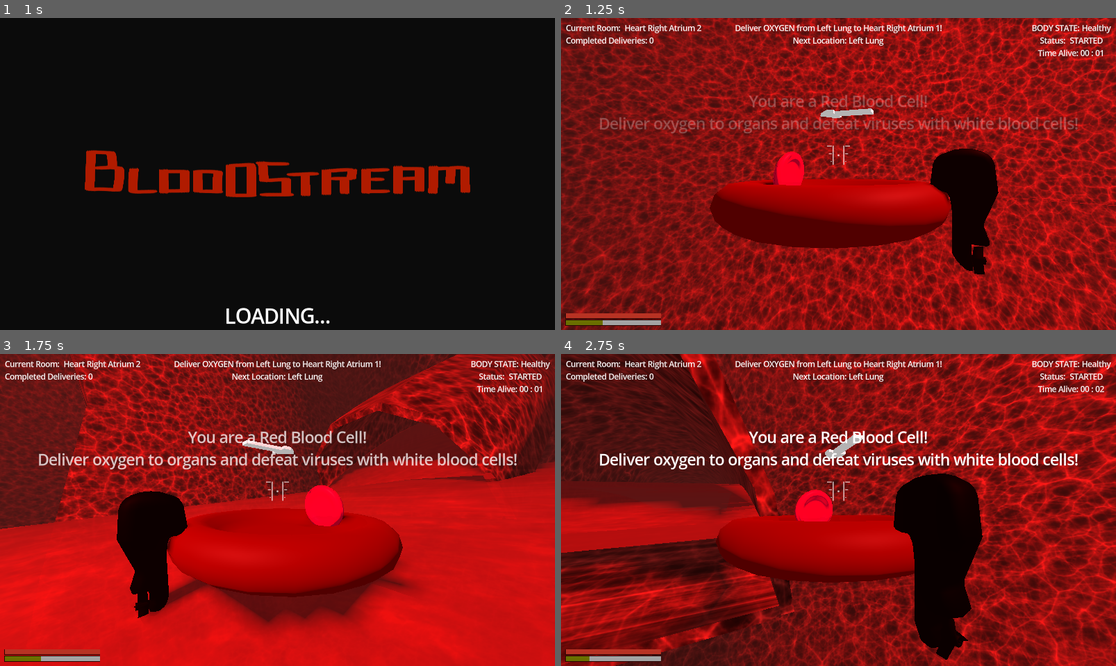
Above: before the commit, frames 1-4 (two rows, left to right).
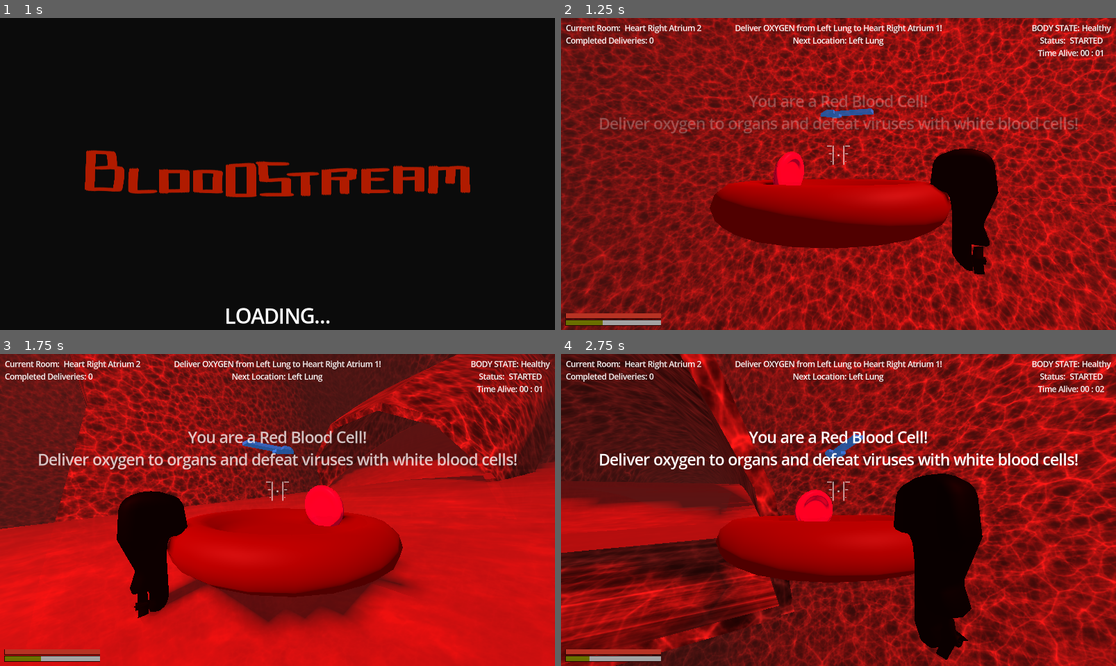
Above: after the commit, the same moments.

Repository: petegilb/bloodstream
Game: Godot game, scene res://levels/mainlevel.tscn
The game is run twice, just before and just after one commit, with the same random seed, the same clock (stepped at 60 frames per second) and the same inputs. Sound files missing from this copy of the repository are replaced by a short silence.
Inputs (mouse positions are in pixels of both pictures, inside the frame that each line leads up to):
- Up to frame 1 (1 s): tap Enter at 0.5 s; move the mouse to (305, 174) at 0.52 s; hold W (move_forward) from 0.53 s (still down); hold Shift (boost) from 0.53 s (still down)
- Up to frame 2 (1.25 s): keep holding W (move_forward); keep holding Shift (boost)
- Up to frame 3 (1.75 s): keep holding W (move_forward); move the mouse to (249, 510) at 1.27 s; release Shift (boost) at 1.28 s; click (249, 510) at 1.35 s
- Up to frame 4 (2.75 s): keep holding W (move_forward); move the mouse to (849, 503) at 2.02 s; hold Shift (boost) from 2.03 s (still down)

Frame 1 is identical in both runs. In frame 2, 0.2% of the frame differs, in the area x 40-57%, y 28-46%; in frame 3, 0.2%, in the area x 43-57%, y 27-45%; in frame 4, 0.2%.

Commit message:
some last minute balancing changes

Diff:
--- a/prefabs/cells/virus.tscn
+++ b/prefabs/cells/virus.tscn
@@ -10,7 +10,8 @@
 collision_layer = 128
 collision_mask = 0
 script = ExtResource("1_yjfkp")
-movement_speed = 9.0
+movement_speed = 11.0
+base_damage = 12
 
 [node name="MeshInstance3D" type="MeshInstance3D" parent="."]
 mesh = ExtResource("1_4i4xg")
--- a/scripts/spawn_manager.gd
+++ b/scripts/spawn_manager.gd
@@ -38,15 +38,15 @@
 var difficulty_timing = {
     DIFFICULTY_STAGES.HEALTHY: 0.0,
     DIFFICULTY_STAGES.SNIFFLES: .5,
-    DIFFICULTY_STAGES.UNDER_WEATHER: 2.0,
-    DIFFICULTY_STAGES.VIRAL: 4.0,
-    DIFFICULTY_STAGES.FEVER: 6.0,
-    DIFFICULTY_STAGES.CHOLESTEROL: 10.0,
-    DIFFICULTY_STAGES.BLOOD_PRESSURE: 15.0,
-    DIFFICULTY_STAGES.HEART: 20.0,
+    DIFFICULTY_STAGES.UNDER_WEATHER: 1.5,
+    DIFFICULTY_STAGES.VIRAL: 3.0,
+    DIFFICULTY_STAGES.FEVER: 4.0,
+    DIFFICULTY_STAGES.CHOLESTEROL: 6.0,
+    DIFFICULTY_STAGES.BLOOD_PRESSURE: 9.0,
+    DIFFICULTY_STAGES.HEART: 12.0,
 }
 
-const ENEMY_SPAWN_INTERVAL := 10.0
+const ENEMY_SPAWN_INTERVAL := 8.0
 const PICKUP_SPAWN_INTERVAL := 15.0
 const SPAWN_DISTANCE := 50.0
 const MIN_SPAWN_DISTANCE := 40
@@ -129,7 +129,7 @@
     print('spawned %d / %d enemies...' % [successfully_spawned, num_enemies])
 
 func spawn_pickup(nav_map):
-    var scene_to_spawn = pickup_scenes[randi_range(0, len(pickup_scenes) - 1)]
+    var scene_to_spawn = pill_scene if randi_range(0, 2) == 0 else carrot_scene
     var spawn_point : Vector3
     var set_spawn_point := false
 
